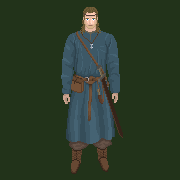
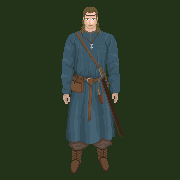
Revision of a layered 180px x 180px image; what changed, layer by layer:
painted on "you" over [77, 20, 101, 89]
